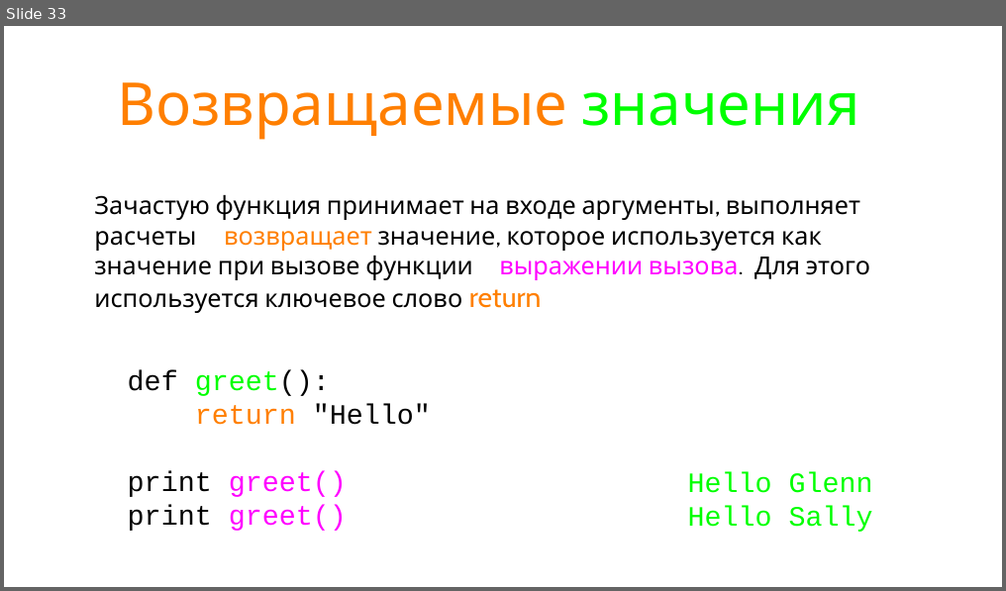
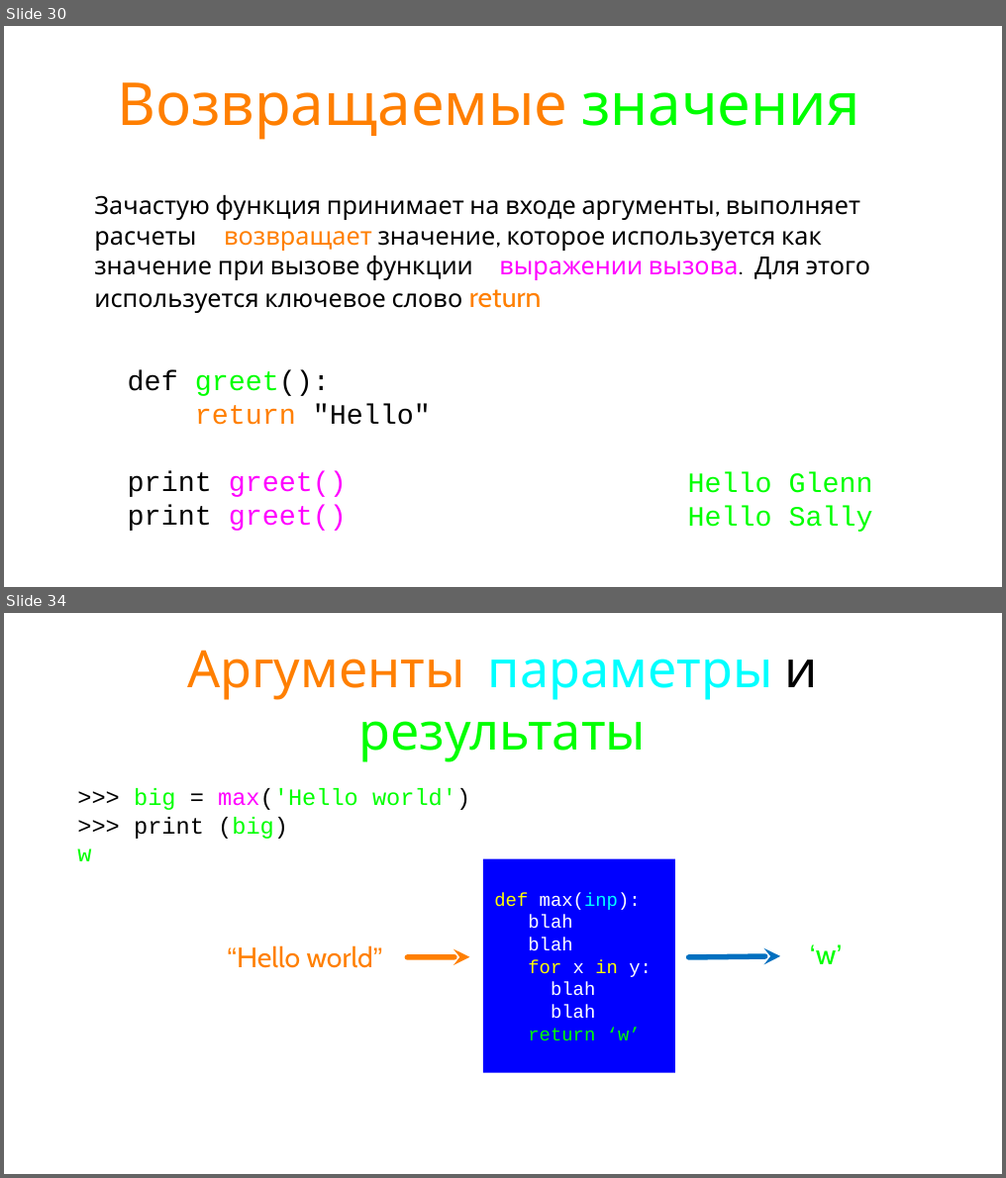
Before and after one commit to maxchv/LearnPython, a slide deck: week04/Functions.pptx. Shown one above the other, each under a label of ours: slide 33 before the commit, slides 30 and 34 after it; the slides between them are not shown. The pictures are 1006x591 and 1006x1178 pixels, drawn with LibreOffice and Linux fonts; fonts in the diff are those of the drawing. Boxes give left, top, right and bottom in pixels: in the first picture for what was removed or moved away, otherwise in the second. Text is boxed around its words. In the diff, an @@ line names an element or a change of style, - is before the commit and + after.

```diff
--- a/week04/Functions.pptx
+++ b/week04/Functions.pptx
@@ slide 34 added at (4,613,1002,1174), background #FFFFFF @@
@@ title added at (187,650,817,762), 66 pt, text #00FF00 @@
+Аргументы, параметры и результаты
@@ text added at (77,788,470,861), 30 pt, text #00FF00 @@
+>>> big = max('Hello world')
+>>> print (big)
+w
@@ rectangle added at (483,860,675,1073), fill #0000FF, 24 pt, text #FFFFFF @@
+def max(inp):
+blah
+blah
+for x in y:
+blah
+blah
+return ‘w’
@@ text added at (228,946,383,968), 36 pt, text #FF7F00 @@
+“Hello world”
@@ arrow added from (407, 958) to (470, 958), #FF7F00 7 pt @@
@@ arrow added from (689, 958) to (780, 957), #0070C0 7 pt @@
@@ text added at (810,945,843,964), 36 pt, text #00FF00 @@
+‘w’
@@ what was slide 33 is now slide 30 @@
```
Also in this commit, not shown: 9 slides changed, 2 other slides added.
